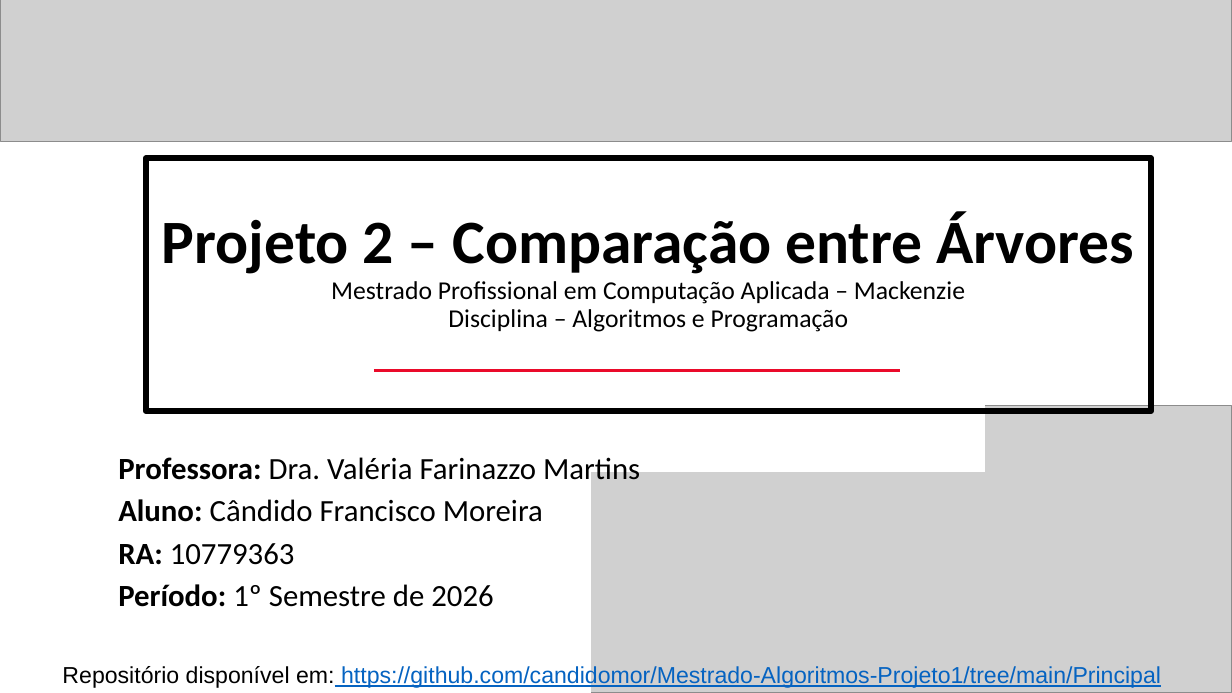
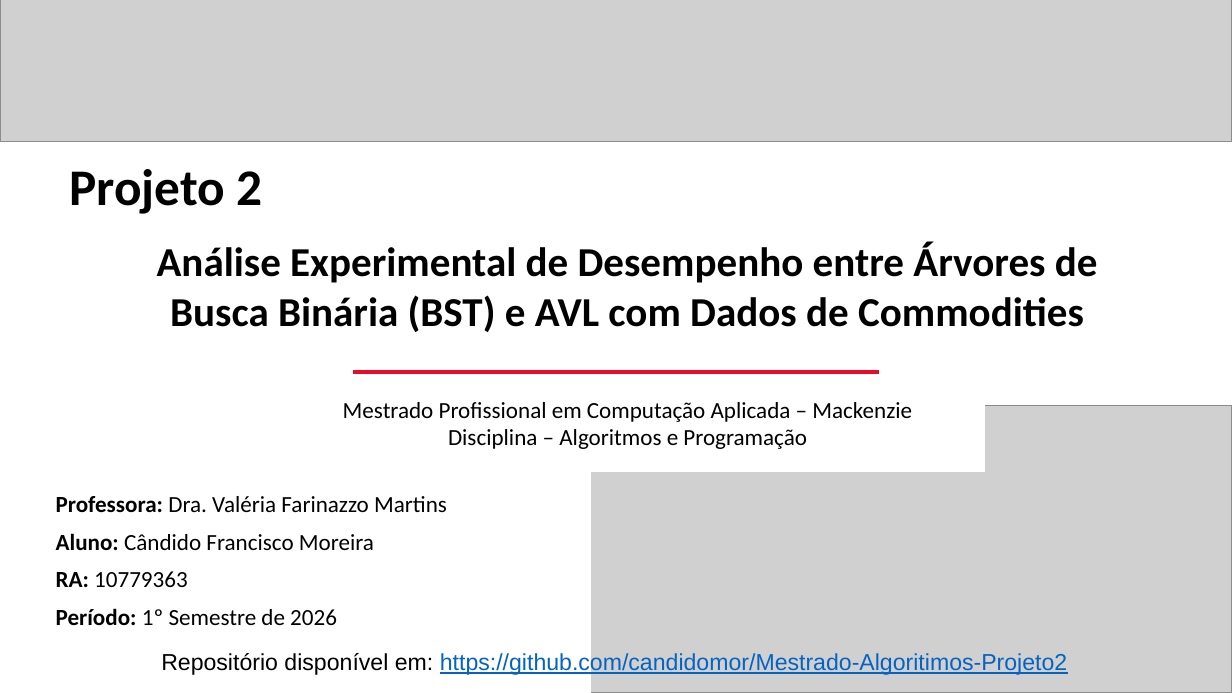
Before and after one commit to candidomor/Mestrado-Algoritimos-Projeto2, a slide deck: slide 1 of Apresentação - Projeto 02.pptx. Drawn at 1232x693 pixels with LibreOffice and Linux fonts; fonts in the diff are those of the drawing; grey boxes stand for pictures. Boxes give left, top, right and bottom in pixels: in the first picture for what was removed or moved away, otherwise in the second. Text is boxed around its words. In the diff, an @@ line names an element or a change of style, - is before the commit and + after.

```diff
--- a/Apresentação - Projeto 02.pptx
+++ b/Apresentação - Projeto 02.pptx
@@ text added at (x1=69, y1=169, x2=263, y2=214), 40 pt, text #000000, bold @@
+Projeto 2
@@ title removed at (x1=146, y1=158, x2=1152, y2=411) @@
-Projeto 2 – Comparação entre Árvores
-Mestrado Profissional em Computação Aplicada – Mackenzie
-Disciplina – Algoritmos e Programação
@@ text added at (x1=157, y1=243, x2=1098, y2=332), 32 pt, text #000000, bold @@
+Análise Experimental de Desempenho entre Árvores de Busca Binária (BST) e AVL com Dados de Commodities
@@ line moved from (374, 371) - (900, 371) to (353, 372) - (879, 372) @@
@@ text added at (x1=343, y1=402, x2=912, y2=449), 18 pt, text #000000 @@
+Mestrado Profissional em Computação Aplicada – Mackenzie
+Disciplina – Algoritmos e Programação
@@ subtitle "Professora: Dra. Valéria Farinazzo Martins" moved from (x1=118, y1=457, x2=640, y2=607) to (x1=56, y1=496, x2=447, y2=625) @@
@@ subtitle "Professora: Dra. Valéria Farinazzo Martins" at (x1=56, y1=496, x2=447, y2=625): size 24 to 18 pt; line spacing 0.8 to 0.9 @@
@@ text at (x1=161, y1=652, x2=1067, y2=676): text changed @@
-Repositório disponível em: https://github.com/candidomor/Mestrado-Algoritmos-Projeto1/tree/main/Principal
+Repositório disponível em: https://github.com/candidomor/Mestrado-Algoritimos-Projeto2
```
Also in this commit, not shown: 3 other slides changed, 7 slides added, 2 slides removed, 10 other files.
